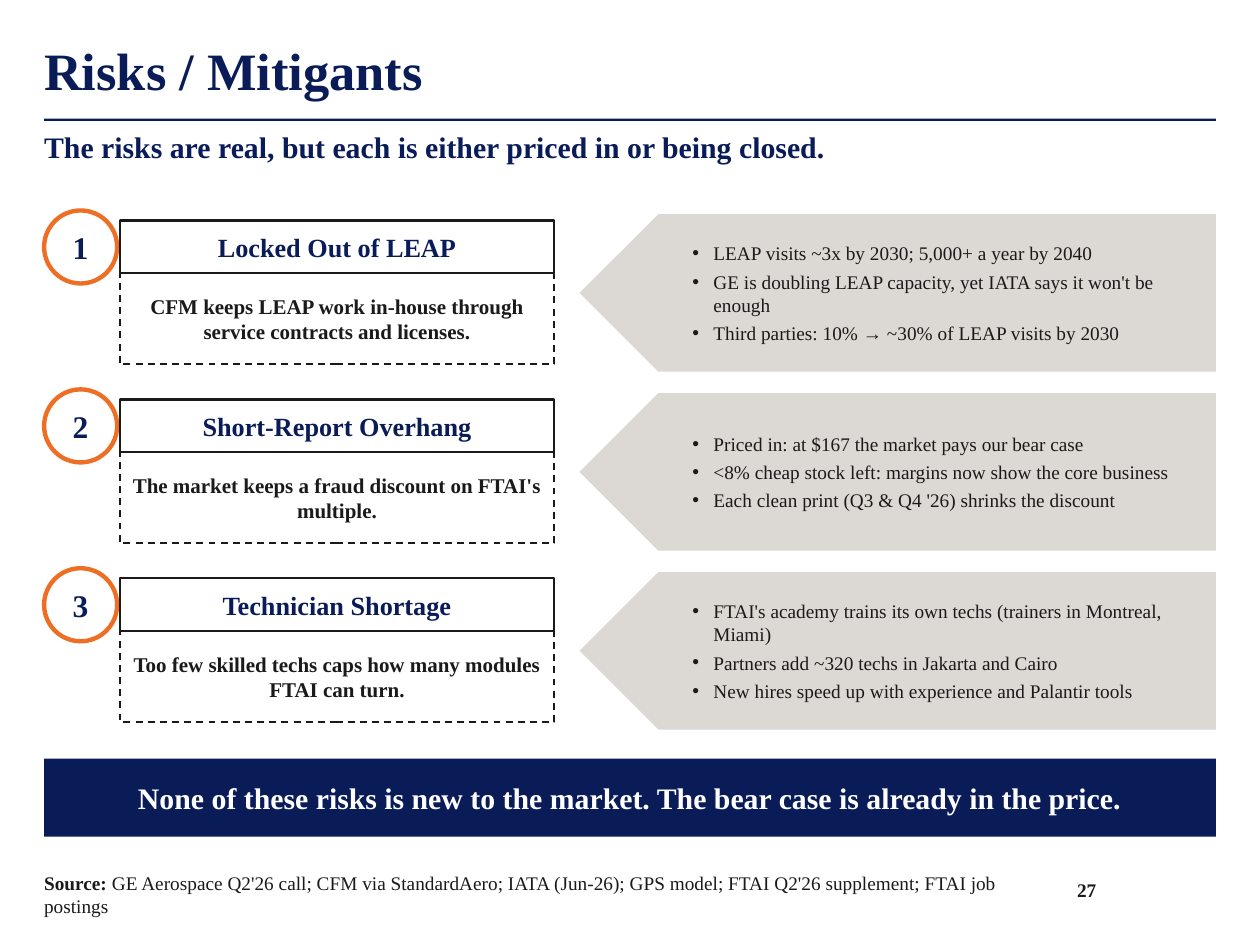
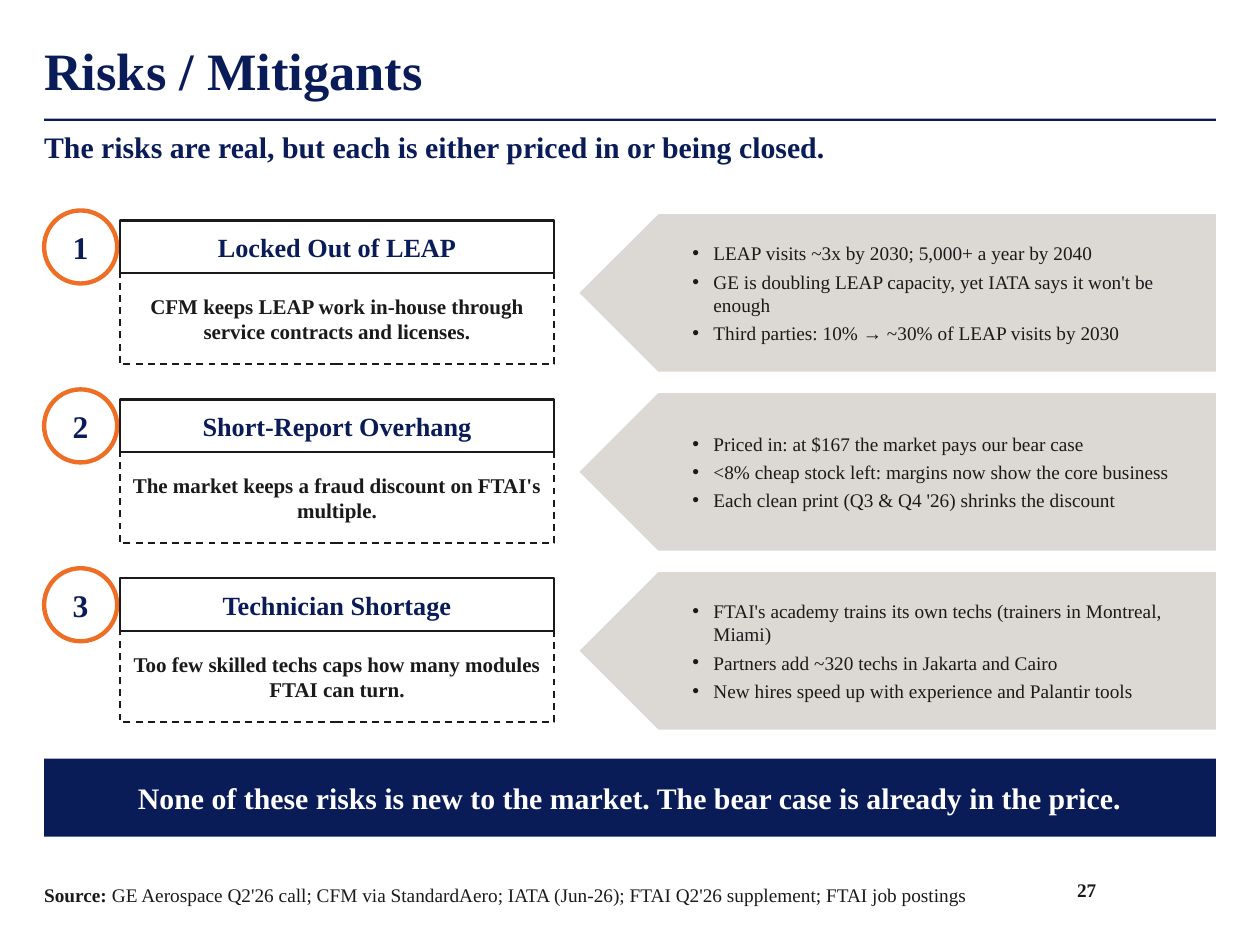
Before and after one commit to maxlsmls-dot/SPOT, a slide deck: slide 27 of deck/FTAI_Long_Pitch.pptx. Drawn at 1260x945 pixels with LibreOffice and Linux fonts; fonts in the diff are those of the drawing; background and template pictures are left out. Boxes give left, top, right and bottom in pixels: in the first picture for what was removed or moved away, otherwise in the second. Text is boxed around its words. In the diff, an @@ line names an element or a change of style, - is before the commit and + after.

```diff
--- a/deck/FTAI_Long_Pitch.pptx
+++ b/deck/FTAI_Long_Pitch.pptx
@@ text at (44,888,966,906): text changed @@
-Source: GE Aerospace Q2'26 call; CFM via StandardAero; IATA (Jun-26); GPS model; FTAI Q2'26 supplement; FTAI job postings
+Source: GE Aerospace Q2'26 call; CFM via StandardAero; IATA (Jun-26); FTAI Q2'26 supplement; FTAI job postings
```
Also in this commit, not shown: 25 other slides changed, 1 other file.
